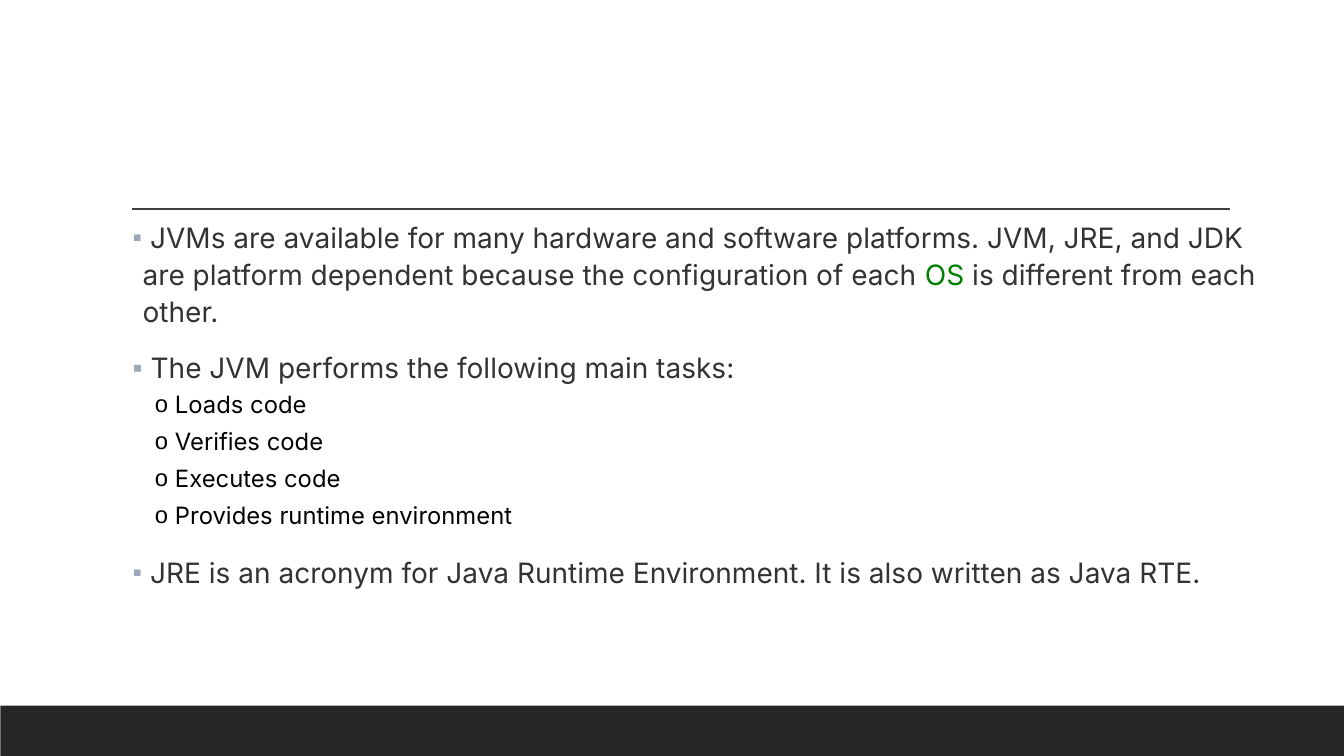
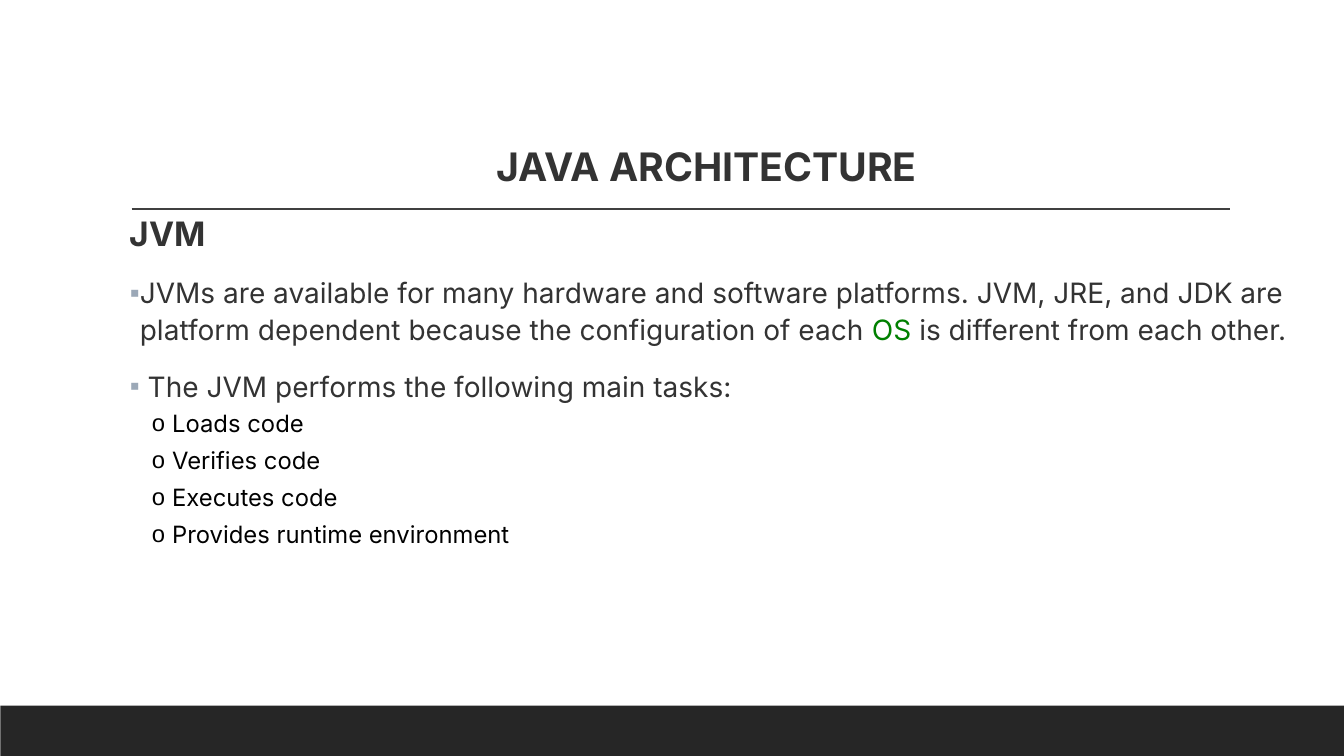
Before and after one commit to aiswaryas97/softwareTestingPresentation, a slide deck: slide 10 of AutomationTesting/AutomationTesting.pptx. Drawn at 1344x756 pixels with LibreOffice and Linux fonts; fonts in the diff are those of the drawing. Boxes give left, top, right and bottom in pixels: in the first picture for what was removed or moved away, otherwise in the second. Text is boxed around its words. In the diff, an @@ line names an element or a change of style, - is before the commit and + after.

```diff
--- a/AutomationTesting/AutomationTesting.pptx
+++ b/AutomationTesting/AutomationTesting.pptx
@@ text "JAVA ARCHITECTURE": place and size @@
-text "JAVA ARCHITECTURE" at box(143, 226, 1256, 589)
+text "JAVA ARCHITECTURE" at box(130, 152, 1286, 544)
@@ text at box(130, 152, 916, 247): paragraphs added @@
+JAVA ARCHITECTURE
+JVM
@@ text at box(150, 561, 1200, 589): paragraph removed @@
-▪ JRE is an acronym for Java Runtime Environment. It is also written as Java RTE.
```
Also in this commit, not shown: 2 other slides changed, 17 slides added.
